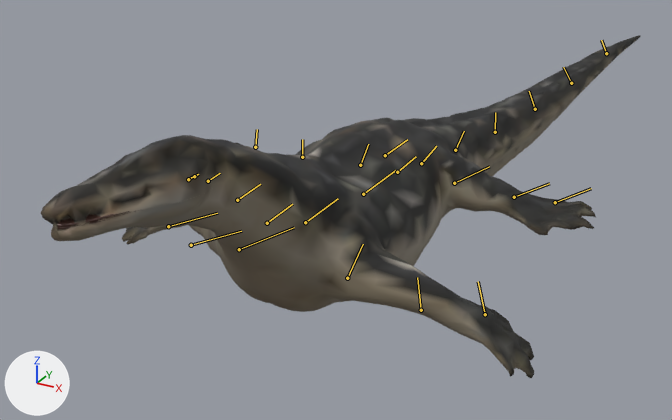
What one commit did to the glTF model public/assets/triassic/creatures/nothosaurus.lod1.glb.
Rendered twice from a 50 mm camera at (2.46, -5.13, 2.1) aimed at (-0.29, -0.14, -0.39). Arrows for +X, +Y and +Z are at lower left; the lights stay in place. The first picture is the older version. Both versions are drawn at frame 6 of the action 'Swim'; the numbers are the values there. The bones that bend it are drawn over the model as lines.

In view in the first picture: 'Nothosaurus procedural volume puppet', 'Nothosaurus procedural volume puppet lower jaw', 'Oral floor', 'Palate'.
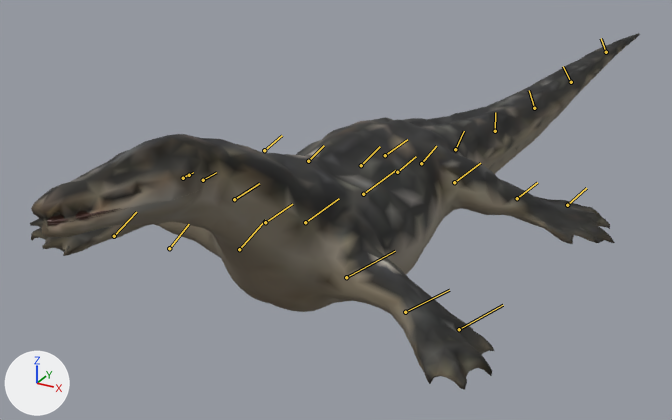
Patch to the scene script:
```diff
--- a/public/assets/triassic/creatures/nothosaurus.lod1.glb.py
+++ b/public/assets/triassic/creatures/nothosaurus.lod1.glb.py
@@ bone_body @@
 bone_body = bpy.data.objects['Nothosaurus_Rig'].pose.bones['body']  # child of 'root'
-bone_body.rotation_quaternion = (1.0, 0.0, 0.01, 0.0)  # degrees (0, 1, 0)
+bone_body.rotation_quaternion = (1.0, 0.0, 0.002, 0.0)  # degrees (0, 0, 0)
@@ bone_chest @@
 bone_chest = bpy.data.objects['Nothosaurus_Rig'].pose.bones['chest']  # child of 'body'
-bone_chest.rotation_quaternion = (1.0, 0.0, 0.0, 0.009)  # degrees (0, 0, 1)
+bone_chest.rotation_quaternion = (1.0, 0.0, 0.0, 0.0)  # degrees (0, 0, 0)
@@ bone_fore_upper_l @@
 bone_fore_upper_l = bpy.data.objects['Nothosaurus_Rig'].pose.bones['fore_upper_L']  # child of 'chest'
-bone_fore_upper_l.rotation_quaternion = (0.988, -0.01, 0.075, 0.131)  # degrees (0, 9, 15)
+bone_fore_upper_l.rotation_quaternion = (0.994, -0.002, -0.021, -0.105)  # degrees (0, -2, -12)
@@ bone_fore_lower_l @@
 bone_fore_lower_l = bpy.data.objects['Nothosaurus_Rig'].pose.bones['fore_lower_L']  # child of 'fore_upper_L'
-bone_fore_lower_l.rotation_quaternion = (0.995, 0.0, 0.0, 0.098)  # degrees (0, 0, 11)
+bone_fore_lower_l.rotation_quaternion = (0.999, 0.0, 0.0, -0.051)  # degrees (0, 0, -6)
@@ bone_fore_paddle_l @@
 bone_fore_paddle_l = bpy.data.objects['Nothosaurus_Rig'].pose.bones['fore_paddle_L']  # child of 'fore_lower_L'
-bone_fore_paddle_l.rotation_quaternion = (0.991, 0.0, 0.132, 0.0)  # degrees (0, 15, 0)
+bone_fore_paddle_l.rotation_quaternion = (1.0, 0.0, -0.022, 0.0)  # degrees (0, -2, 0)
@@ bone_fore_upper_r @@
 bone_fore_upper_r = bpy.data.objects['Nothosaurus_Rig'].pose.bones['fore_upper_R']  # child of 'chest'
-bone_fore_upper_r.rotation_quaternion = (0.986, -0.01, -0.067, -0.149)  # degrees (0, -8, -17)
+bone_fore_upper_r.rotation_quaternion = (0.994, -0.002, 0.021, 0.105)  # degrees (0, 2, 12)
@@ bone_fore_lower_r @@
 bone_fore_lower_r = bpy.data.objects['Nothosaurus_Rig'].pose.bones['fore_lower_R']  # child of 'fore_upper_R'
-bone_fore_lower_r.rotation_quaternion = (0.995, 0.0, 0.0, -0.099)  # degrees (0, 0, -11)
+bone_fore_lower_r.rotation_quaternion = (0.999, 0.0, 0.0, 0.051)  # degrees (0, 0, 6)
@@ bone_fore_paddle_r @@
 bone_fore_paddle_r = bpy.data.objects['Nothosaurus_Rig'].pose.bones['fore_paddle_R']  # child of 'fore_lower_R'
-bone_fore_paddle_r.rotation_quaternion = (0.992, 0.0, -0.124, 0.0)  # degrees (0, -14, 0)
+bone_fore_paddle_r.rotation_quaternion = (1.0, 0.0, 0.022, 0.0)  # degrees (0, 2, 0)
@@ bone_neck_base @@
 bone_neck_base = bpy.data.objects['Nothosaurus_Rig'].pose.bones['neck_base']  # child of 'chest'
-bone_neck_base.rotation_quaternion = (1.0, 0.003, 0.0, 0.009)  # degrees (0, 0, 1)
+bone_neck_base.rotation_quaternion = (1.0, 0.003, 0.0, 0.0)  # degrees (0, 0, 0)
@@ bone_hind_upper_l @@
 bone_hind_upper_l = bpy.data.objects['Nothosaurus_Rig'].pose.bones['hind_upper_L']  # child of 'tail_00'
-bone_hind_upper_l.rotation_quaternion = (0.988, -0.01, -0.075, -0.131)  # degrees (0, -9, -15)
+bone_hind_upper_l.rotation_quaternion = (0.999, -0.001, -0.014, -0.047)  # degrees (0, -2, -5)
@@ bone_hind_lower_l @@
 bone_hind_lower_l = bpy.data.objects['Nothosaurus_Rig'].pose.bones['hind_lower_L']  # child of 'hind_upper_L'
-bone_hind_lower_l.rotation_quaternion = (0.995, 0.0, 0.0, -0.098)  # degrees (0, 0, -11)
+bone_hind_lower_l.rotation_quaternion = (1.0, 0.0, 0.0, -0.02)  # degrees (0, 0, -2)
@@ bone_hind_paddle_l @@
 bone_hind_paddle_l = bpy.data.objects['Nothosaurus_Rig'].pose.bones['hind_paddle_L']  # child of 'hind_lower_L'
-bone_hind_paddle_l.rotation_quaternion = (0.991, 0.0, -0.132, 0.0)  # degrees (0, -15, 0)
+bone_hind_paddle_l.rotation_quaternion = (1.0, 0.0, -0.014, 0.0)  # degrees (0, -2, 0)
@@ bone_hind_upper_r @@
 bone_hind_upper_r = bpy.data.objects['Nothosaurus_Rig'].pose.bones['hind_upper_R']  # child of 'tail_00'
-bone_hind_upper_r.rotation_quaternion = (0.986, -0.01, 0.067, 0.149)  # degrees (0, 8, 17)
+bone_hind_upper_r.rotation_quaternion = (0.999, -0.001, 0.014, 0.047)  # degrees (0, 2, 5)
@@ bone_hind_lower_r @@
 bone_hind_lower_r = bpy.data.objects['Nothosaurus_Rig'].pose.bones['hind_lower_R']  # child of 'hind_upper_R'
-bone_hind_lower_r.rotation_quaternion = (0.995, 0.0, 0.0, 0.099)  # degrees (0, 0, 11)
+bone_hind_lower_r.rotation_quaternion = (1.0, 0.0, 0.0, 0.02)  # degrees (0, 0, 2)
@@ bone_hind_paddle_r @@
 bone_hind_paddle_r = bpy.data.objects['Nothosaurus_Rig'].pose.bones['hind_paddle_R']  # child of 'hind_lower_R'
-bone_hind_paddle_r.rotation_quaternion = (0.992, 0.0, 0.124, 0.0)  # degrees (0, 14, 0)
+bone_hind_paddle_r.rotation_quaternion = (1.0, 0.0, 0.014, 0.0)  # degrees (0, 2, 0)
```

What differs and where, as boxes (x1, y1, x2, y2) in the pictures (672 x 420 px):
'Nothosaurus procedural volume puppet', posed: before (41, 35, 640, 378); after (30, 33, 640, 390)
'Nothosaurus procedural volume puppet lower jaw', posed: before (51, 184, 226, 241); after (42, 183, 220, 237)
'Palate', posed (mostly hidden): before (57, 211, 129, 227); after (47, 208, 120, 223)
'Oral floor', posed (mostly hidden): before (55, 210, 140, 230); after (45, 207, 132, 226)
bone 'chest', root to tip: before (305, 222) to (338, 198); after (305, 222) to (339, 198)
bone 'fore_upper_L', root to tip: before (347, 278) to (363, 244); after (346, 277) to (395, 251)
bone 'fore_lower_L', root to tip: before (421, 310) to (417, 277); after (405, 312) to (449, 290)
bone 'fore_paddle_L', root to tip: before (485, 314) to (478, 281); after (459, 329) to (503, 305)
bone 'fore_upper_R', root to tip: before (239, 249) to (294, 227); after (239, 249) to (265, 220)
bone 'fore_lower_R', root to tip: before (191, 245) to (241, 231); after (169, 248) to (189, 224)
bone 'fore_paddle_R', root to tip: before (168, 226) to (217, 213); after (114, 236) to (136, 212)
bone 'neck_base', root to tip: before (267, 223) to (292, 204); after (265, 222) to (292, 204)
bone 'hind_upper_L', root to tip: before (454, 183) to (489, 166); after (454, 182) to (480, 163)
bone 'hind_lower_L', root to tip: before (514, 197) to (549, 183); after (517, 198) to (537, 182)
bone 'hind_paddle_L', root to tip: before (555, 202) to (591, 188); after (567, 205) to (586, 188)
bone 'hind_upper_R', root to tip: before (360, 165) to (368, 144); after (361, 165) to (380, 146)
bone 'hind_lower_R', root to tip: before (302, 157) to (302, 139); after (308, 161) to (324, 145)
bone 'hind_paddle_R', root to tip: before (255, 147) to (257, 129); after (264, 150) to (282, 135)
